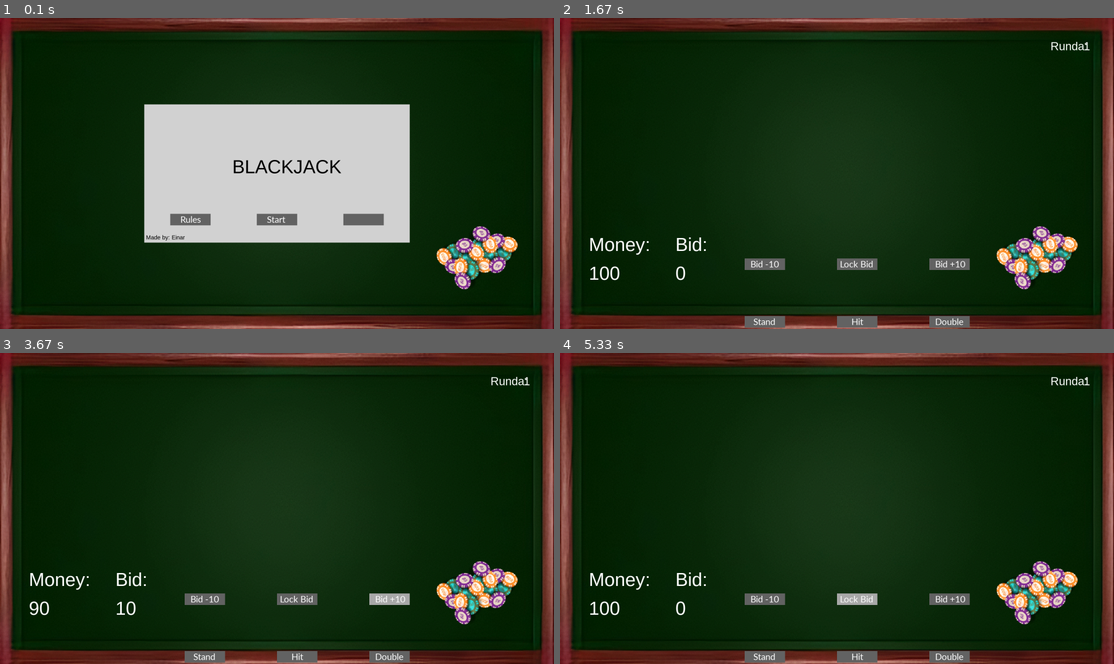
Above: before the commit, frames 1-4 (two rows, left to right).
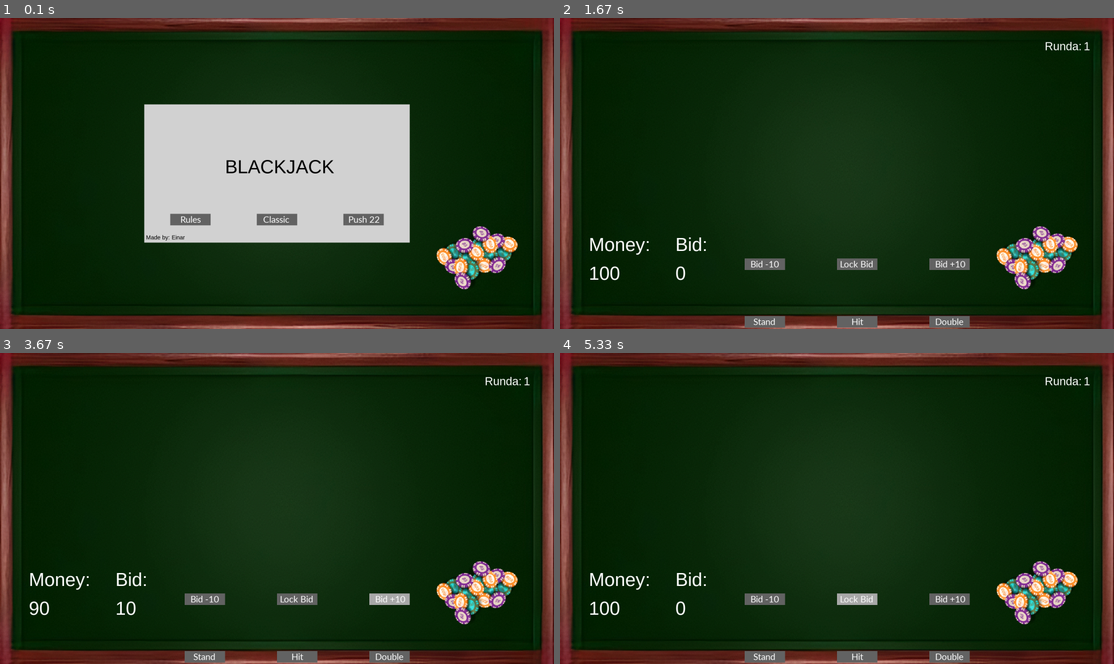
Above: after the commit, the same moments.

Repository: Einar12345/Black-Jack-pygame
Game: pygame game, started from Black-Jack-pygame.py
Same seed, same stepped clock (60 frames per second), same inputs: the game is played once before the commit and once after it.
Inputs (mouse positions are in pixels of both pictures, inside the frame that each line leads up to):
- Up to frame 1 (0.1 s): no input
- Up to frame 2 (1.67 s): click (837, 220) at 0.38 s, where only the run after the commit has a clickable "Classic"; click "Hit" at 0.72 s; click (1041, 282) at 1.05 s
- Up to frame 3 (3.67 s): click "Stand" at 1.88 s; click (199, 443) at 2.22 s; click "Bid +10" at 3.38 s
- Up to frame 4 (5.33 s): click (704, 564) at 3.72 s; click (753, 598) at 4.05 s; click (670, 623) at 4.38 s; click (870, 595) at 5.28 s

The runs differ from the first frame. In frame 1, 0.6% of the frame differs, in the area x 40-69%, y 45-66%; in frame 2, 0.1%; in frame 3, 0.1%; in frame 4, 0.1%.

Commit message:
23-05-22

Diff:
--- a/Black-Jack-pygame.py
+++ b/Black-Jack-pygame.py
@@ -51,10 +51,11 @@
 text7 = bigfont.render('Bid:' , True , white)
 text8 = textfont.render('Player:' , True , white)
 text9 = textfont.render('Dealer:' , True , white)
-text10 = smallfont.render('Start' , True , white)
+text10 = smallfont.render('Classic' , True , white)
 text11 = bigfont.render('BLACKJACK' , True , black)
 text12 = font1.render(' Made by: Einar' , True , black)
 text13 = smallfont.render('Rules' , True , white)
+text14 = smallfont.render('Push 22' , True , white)
 
 
 sy=100 # Y koordinaten för spelaren kort
@@ -80,7 +81,7 @@
         # knappar
         if event.type == pygame.MOUSEBUTTONDOWN:
 
-            if width/2-70 <= mouse[0] <= width/2-70+140 and height-400 <= mouse[1] <= height-360: # Start
+            if width/2-70 <= mouse[0] <= width/2-70+140 and height-400 <= mouse[1] <= height-360: # Classic
                 blackjack = 1
                 spelare = 0
                 spelare_lista = []
@@ -200,17 +201,17 @@
 
         pygame.draw.rect(window,bg_color,[500,300,920,480])
 
-        if width/2-70 <= mouse[0] <= width/2-70+140 and height-400 <= mouse[1] <= height-360: # Start
+        if width/2-70 <= mouse[0] <= width/2-70+140 and height-400 <= mouse[1] <= height-360: # Classic
             pygame.draw.rect(window,color_light,[width/2-70,height-400,140,40])
         else:
             pygame.draw.rect(window,color_dark,[width/2-70,height-400,140,40])
-        window.blit(text10 , (width/2-70+35,height-400))
-
-        if width/2-70+300 <= mouse[0] <= width/2-70+300+140 and height-400 <= mouse[1] <= height-360: #
+        window.blit(text10 , (width/2-70+22,height-400))
+
+        if width/2-70+300 <= mouse[0] <= width/2-70+300+140 and height-400 <= mouse[1] <= height-360: # Push 22
             pygame.draw.rect(window,color_light,[width/2-70+300,height-400,140,40])
         else:
             pygame.draw.rect(window,color_dark,[width/2-70+300,height-400,140,40])
-
+        window.blit(text14 , (width/2-70+300+17,height-400))
 
         if width/2-70-300 <= mouse[0] <= width/2-70-300+140 and height-400 <= mouse[1] <= height-360: # Rules
             pygame.draw.rect(window,color_light,[width/2-70-300,height-400,140,40])
@@ -218,7 +219,7 @@
             pygame.draw.rect(window,color_dark,[width/2-70-300,height-400,140,40])
         window.blit(text13 , (width/2-70-300+35,height-400))
 
-        window.blit(text11 , (width/2-155,height-600)) # BLACKJACK
+        window.blit(text11 , (width/2-180,height-600)) # BLACKJACK
         window.blit(text12 , (500,750)) # Made by
 
 
@@ -247,7 +248,7 @@
 
         # Visa antal rundor
         rundortext = textfont.render("Runda:", True, white)
-        window.blit(rundortext, [1700, 75])
+        window.blit(rundortext, [1680, 75])
         rundor = textfont.render(str(runda), True, white)
         window.blit(rundor, [1815, 75])
 
